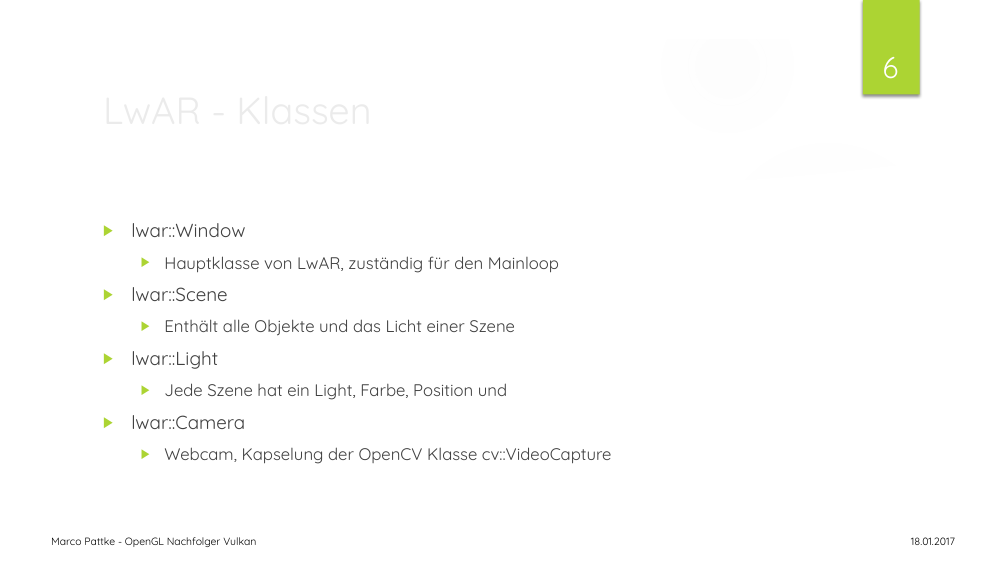
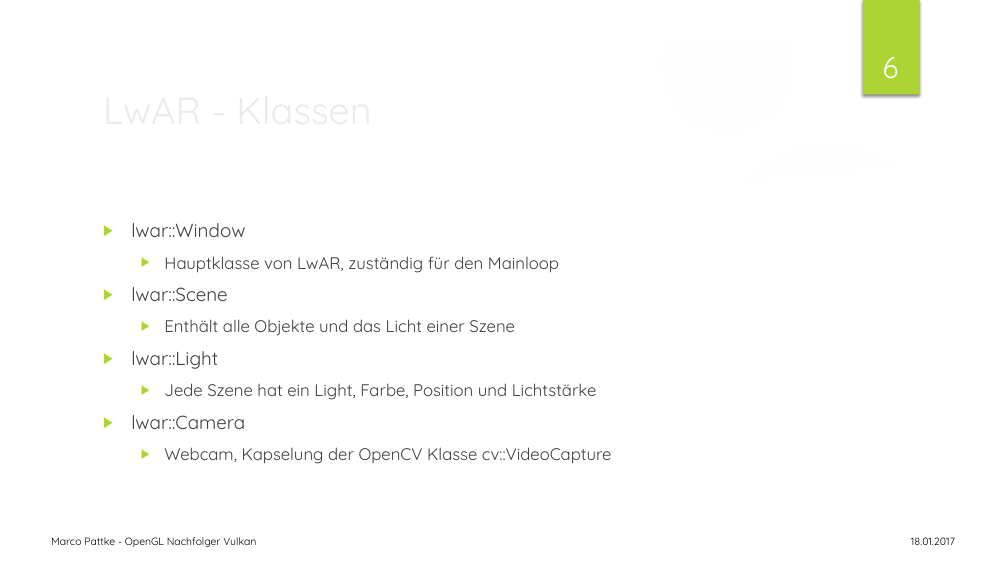
Before and after one commit to JimWest/LwAr, a slide deck: slide 6 of Docu/Präsentation_LwAR.pptx. Drawn at 1008x567 pixels with LibreOffice and Linux fonts; fonts in the diff are those of the drawing; background and template pictures are left out. Boxes give left, top, right and bottom in pixels: in the first picture for what was removed or moved away, otherwise in the second. Text is boxed around its words. In the diff, an @@ line names an element or a change of style, - is before the commit and + after.

```diff
--- a/Docu/Präsentation_LwAR.pptx
+++ b/Docu/Präsentation_LwAR.pptx
@@ text at bbox=[164, 383, 597, 400]: text changed @@
-  ▶ Jede Szene hat ein Light, Farbe, Position und
+  ▶ Jede Szene hat ein Light, Farbe, Position und Lichtstärke
```
Also in this commit, not shown: 7 other slides changed, 31 other files.
